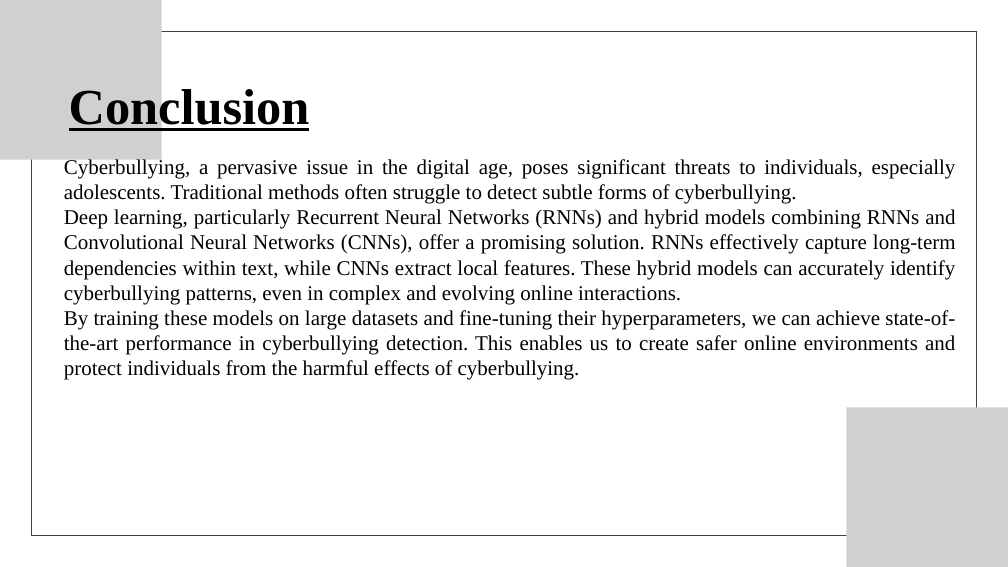
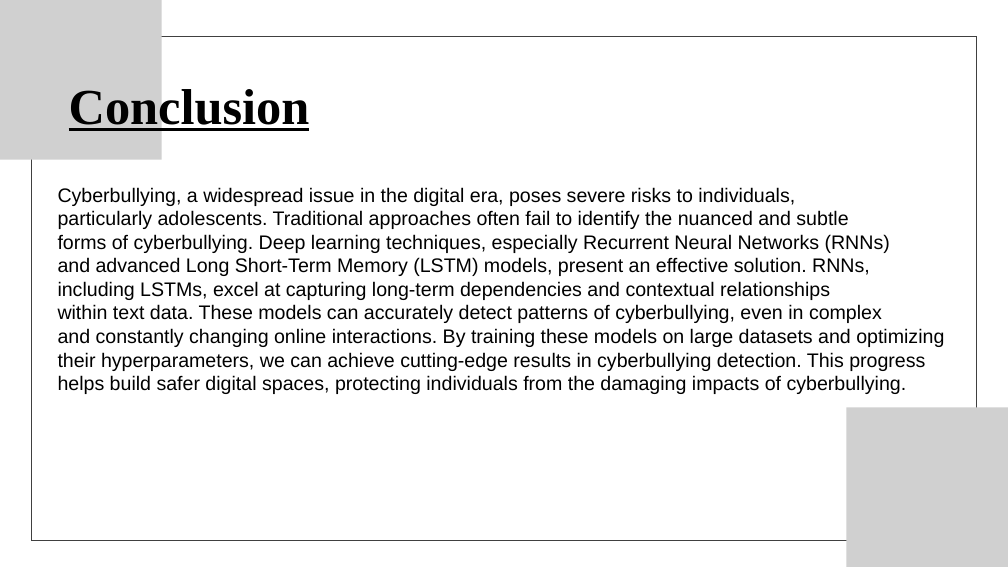
Before and after one commit to Codegeek2004/CyberBullying_Detection, a slide deck: slide 16 of static/asset/PRESENTATION.pptx. Drawn at 1008x567 pixels with LibreOffice and Linux fonts; fonts in the diff are those of the drawing; grey boxes stand for pictures. Boxes give left, top, right and bottom in pixels: in the first picture for what was removed or moved away, otherwise in the second. Text is boxed around its words. In the diff, an @@ line names an element or a change of style, - is before the commit and + after.

Commit message:
ppt changed

```diff
--- a/static/asset/PRESENTATION.pptx
+++ b/static/asset/PRESENTATION.pptx
@@ freeform shape: place and size @@
-freeform shape at [32, 31, 976, 535]
+freeform shape at [32, 36, 976, 540]
@@ text "Cyberbullying, a widespread issue in ..." at [58, 187, 944, 394]: vertical alignment top to middle @@
@@ text at [58, 187, 944, 394]: text changed; size 30 to 28 pt; font Times New Roman to Arial @@
-Cyberbullying, a pervasive issue in the digital age, poses significant threats to individuals, especially adolescents. Traditional methods often struggle to detect subtle forms of cyberbullying.
-Deep learning, particularly Recurrent Neural Networks (RNNs) and hybrid models combining RNNs and Convolutional Neural Networks (CNNs), offer a promising solution. RNNs effectively capture long-term dependencies within text, while CNNs extract local features. These hybrid models can accurately identify cyberbullying patterns, even in complex and evolving online interactions.
-By training these models on large datasets and fine-tuning their hyperparameters, we can achieve state-of-the-art performance in cyberbullying detection. This enables us to create safer online environments and protect individuals from the harmful effects of cyberbullying.
+Cyberbullying, a widespread issue in the digital era, poses severe risks to individuals,
+particularly adolescents. Traditional approaches often fail to identify the nuanced and subtle
+forms of cyberbullying. Deep learning techniques, especially Recurrent Neural Networks (RNNs)
+and advanced Long Short-Term Memory (LSTM) models, present an effective solution. RNNs,
+including LSTMs, excel at capturing long-term dependencies and contextual relationships
+within text data. These models can accurately detect patterns of cyberbullying, even in complex
+and constantly changing online interactions. By training these models on large datasets and optimizing
+their hyperparameters, we can achieve cutting-edge results in cyberbullying detection. This progress
+helps build safer digital spaces, protecting individuals from the damaging impacts of cyberbullying.
```
Also in this commit, not shown: 5 other slides changed.
